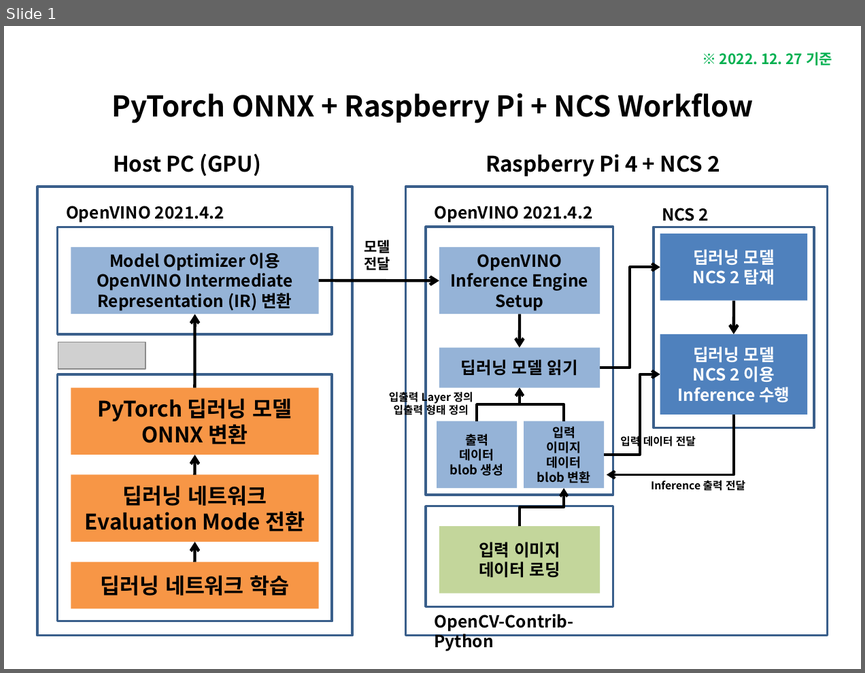
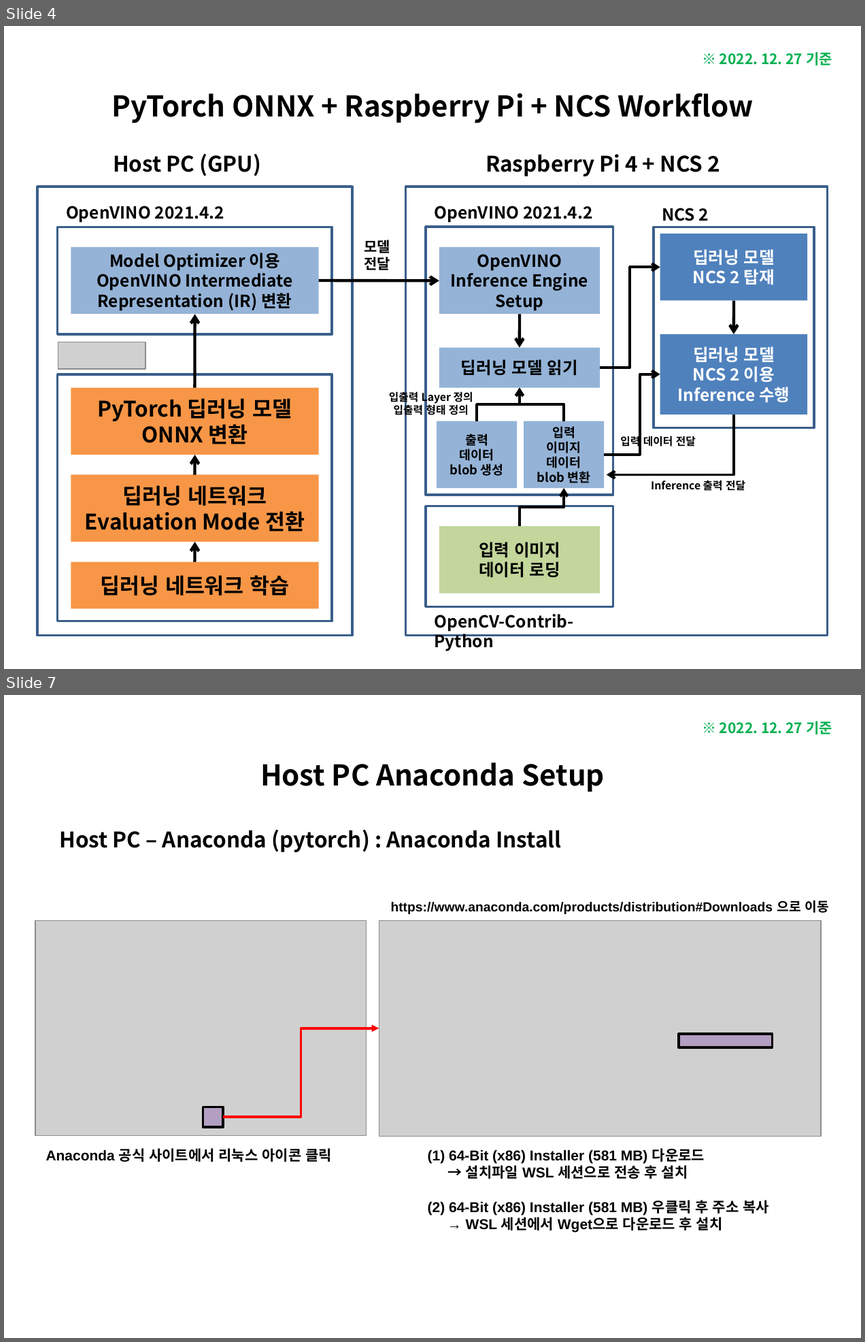
Before and after one commit to luwis93choi/Lecture-Materials-, a slide deck: PyTorch ONNX + Raspberry Pi + NCS Workflow.pptx. Shown one above the other, each under a label of ours: slide 1 before the commit, slides 4 and 7 after it; the slides between them are not shown. The pictures are 865x673 and 865x1342 pixels, drawn with LibreOffice and Linux fonts; fonts in the diff are those of the drawing; grey boxes stand for pictures. Boxes give left, top, right and bottom in pixels: in the first picture for what was removed or moved away, otherwise in the second. Text is boxed around its words. In the diff, an @@ line names an element or a change of style, - is before the commit and + after.

```diff
--- a/PyTorch ONNX + Raspberry Pi + NCS Workflow.pptx
+++ b/PyTorch ONNX + Raspberry Pi + NCS Workflow.pptx
@@ slide 7 added at (4,695,861,1338), background #FFFFFF @@
@@ text added at (719,721,832,734), 12 pt, text #00B050, bold @@
+※ 2022. 12. 27 기준
@@ title added at (260,762,604,792), 24 pt, text #000000, bold @@
+Host PC Anaconda Setup
@@ text added at (59,830,561,852), 18 pt, text #000000, bold @@
+Host PC – Anaconda (pytorch) : Anaconda Install
@@ text added at (391,900,829,914), 11 pt, text #000000, bold @@
+https://www.anaconda.com/products/distribution#Downloads 으로 이동
@@ picture added at (36,920,366,1136) @@
@@ picture added at (379,920,821,1136) @@
@@ elbow arrow added from (224, 1117) to (379, 1028), #FF0000 2 pt @@
@@ rectangle added at (679,1034,772,1047), fill #7030A0 at 30% opacity, outline #000000 2 pt @@
@@ rectangle added at (203,1106,222,1126), fill #7030A0 at 30% opacity, outline #000000 2 pt @@
@@ text added at (46,1148,332,1161), 12 pt, text #000000, bold @@
+Anaconda 공식 사이트에서 리눅스 아이콘 클릭
@@ text added at (428,1148,769,1232), 12 pt, text #000000, bold @@
+(1) 64-Bit (x86) Installer (581 MB) 다운로드
+→ 설치파일 WSL 세션으로 전송 후 설치
+(2) 64-Bit (x86) Installer (581 MB) 우클릭 후 주소 복사
+→ WSL 세션에서 Wget으로 다운로드 후 설치
@@ what was slide 1 is now slide 4 @@
```
Also in this commit, not shown: 5 slides changed, 11 other slides added.
